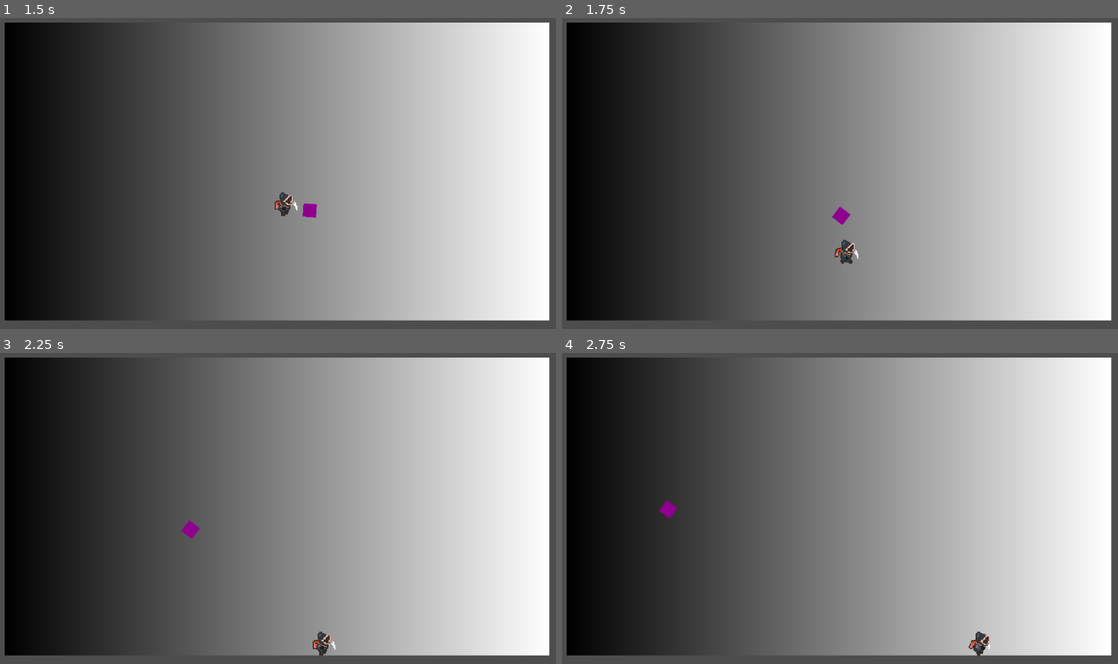
Above: before the commit, frames 1-4 (two rows, left to right).
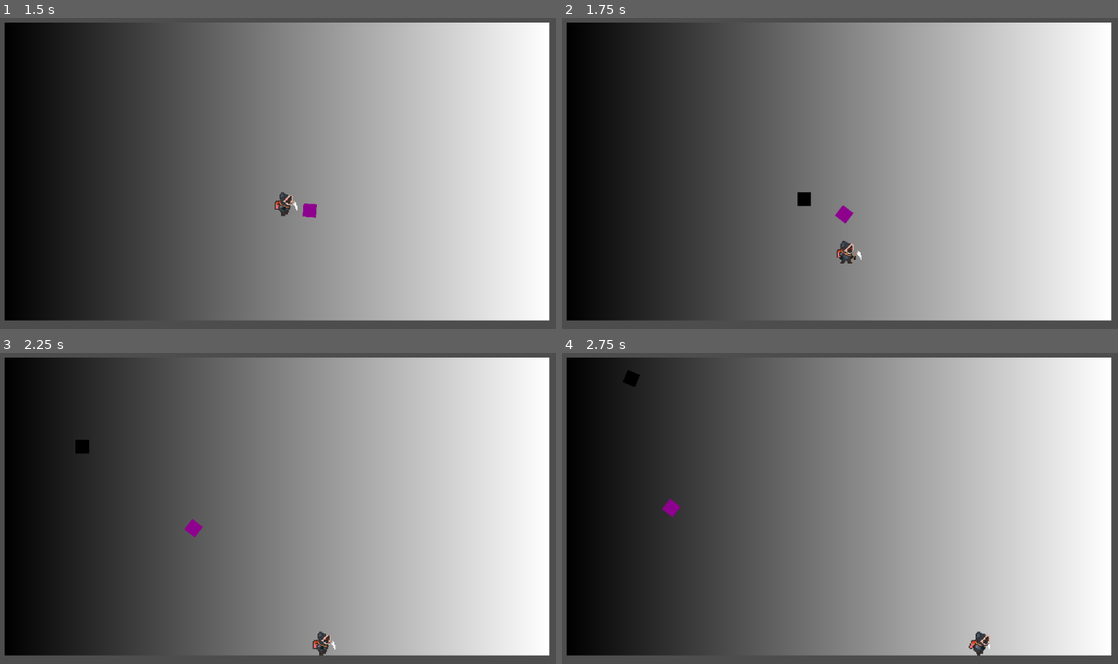
Above: after the commit, the same moments.

Repository: mabanana/MagicPE
Game: Godot game, scene res://Scenes/GameScenes/Test1.tscn
Two runs of this game, one before a commit and one after it. Both use one fixed random seed, a clock stepped at 60 frames per second and the inputs below.
Inputs (mouse positions are in pixels of both pictures, inside the frame that each line leads up to):
- Up to frame 1 (1.5 s): tap Enter (ui_accept) at 0.5, 0.77 s; move the mouse to (411, 151) at 0.52 s; press the mouse at (411, 151) at 0.53 s; hold Right (ui_right) 0.53-1.28 s; right-click (411, 151) at 0.8 s; move the mouse to (155, 185) at 1.27 s; release the mouse at (155, 185) at 1.28 s; hold Down (ui_down) from 1.28 s (still down); right-click (155, 185) at 1.35 s
- Up to frame 2 (1.75 s): keep holding Down (ui_down); tap Enter (ui_accept) at 1.52 s; click (717, 185) at 1.55 s
- Up to frame 3 (2.25 s): move the mouse to (339, 430) at 2.02 s; release Down (ui_down) at 2.03 s; press the mouse at (339, 430) at 2.03 s; hold Right (ui_right) from 2.03 s (still down)
- Up to frame 4 (2.75 s): keep holding Right (ui_right); right-click (901, 430) at 2.3 s

Frame 1 is identical in both runs. In frame 2, 0.3% of the frame differs, in the area x 42-54%, y 55-79%; in frame 3, 0.2%; in frame 4, 0.2%.

Commit message:
Add Trickster Char and PosSpell

Diff:
--- a/Scenes/Entities/BackpackMan.tscn
+++ b/Scenes/Entities/BackpackMan.tscn
@@ -6,11 +6,16 @@
 [ext_resource type="Script" path="res://Scripts/Defaults/CharacterStateMachine.gd" id="3_4ie58"]
 [ext_resource type="Script" path="res://Scripts/States/IdleState.gd" id="4_3ntr3"]
 [ext_resource type="Script" path="res://Scripts/States/PossessionState.gd" id="5_qbww8"]
+[ext_resource type="Script" path="res://Scripts/States/BusyState.gd" id="6_qosoc"]
 [ext_resource type="Script" path="res://Scripts/Defaults/SoccerJoint.gd" id="7_awl14"]
 [ext_resource type="Script" path="res://Scripts/Defaults/SoccerComponent.gd" id="7_vc3ro"]
+[ext_resource type="Script" path="res://Scripts/Character/TricksterComponent.gd" id="9_vqxu1"]
 
 [sub_resource type="RectangleShape2D" id="RectangleShape2D_dh0tf"]
 size = Vector2(22, 25)
+
+[sub_resource type="AnimationNodeAnimation" id="AnimationNodeAnimation_82efg"]
+animation = &"Kick"
 
 [sub_resource type="AnimationNodeAnimation" id="AnimationNodeAnimation_vtfdq"]
 animation = &"Run"
@@ -44,10 +49,18 @@
 [sub_resource type="AnimationNodeStateMachineTransition" id="AnimationNodeStateMachineTransition_0actf"]
 advance_mode = 2
 
+[sub_resource type="AnimationNodeStateMachineTransition" id="AnimationNodeStateMachineTransition_ys51h"]
+
+[sub_resource type="AnimationNodeStateMachineTransition" id="AnimationNodeStateMachineTransition_ncmlf"]
+switch_mode = 2
+advance_mode = 2
+
 [sub_resource type="AnimationNodeStateMachine" id="AnimationNodeStateMachine_g5s75"]
+states/Kick/node = SubResource("AnimationNodeAnimation_82efg")
+states/Kick/position = Vector2(214, 32)
 states/Move/node = SubResource("AnimationNodeBlendSpace2D_l4xyg")
 states/Move/position = Vector2(370, 100)
-transitions = ["Start", "Move", SubResource("AnimationNodeStateMachineTransition_0actf")]
+transitions = ["Start", "Move", SubResource("AnimationNodeStateMachineTransition_0actf"), "Move", "Kick", SubResource("AnimationNodeStateMachineTransition_ys51h"), "Kick", "Move", SubResource("AnimationNodeStateMachineTransition_ncmlf")]
 
 [sub_resource type="Animation" id="Animation_whls7"]
 resource_name = "Idle"
@@ -147,9 +160,50 @@
 "values": [0, 1, 2, 3, 4, 5]
 }
 
+[sub_resource type="Animation" id="Animation_jjsfa"]
+resource_name = "Kick"
+length = 0.3
+tracks/0/type = "value"
+tracks/0/imported = false
+tracks/0/enabled = true
+tracks/0/path = NodePath("../Sprite:texture")
+tracks/0/interp = 1
+tracks/0/loop_wrap = true
+tracks/0/keys = {
+"times": PackedFloat32Array(0),
+"transitions": PackedFloat32Array(1),
+"update": 1,
+"values": [ExtResource("2_hbupl")]
+}
+tracks/1/type = "value"
+tracks/1/imported = false
+tracks/1/enabled = true
+tracks/1/path = NodePath("../Sprite:hframes")
+tracks/1/interp = 1
+tracks/1/loop_wrap = true
+tracks/1/keys = {
+"times": PackedFloat32Array(0),
+"transitions": PackedFloat32Array(1),
+"update": 1,
+"values": [4]
+}
+tracks/2/type = "value"
+tracks/2/imported = false
+tracks/2/enabled = true
+tracks/2/path = NodePath("../Sprite:frame")
+tracks/2/interp = 1
+tracks/2/loop_wrap = true
+tracks/2/keys = {
+"times": PackedFloat32Array(0, 0.1, 0.2),
+"transitions": PackedFloat32Array(1, 1, 1),
+"update": 1,
+"values": [0, 1, 2]
+}
+
 [sub_resource type="AnimationLibrary" id="AnimationLibrary_4ruuf"]
 _data = {
 "Idle": SubResource("Animation_whls7"),
+"Kick": SubResource("Animation_jjsfa"),
 "RESET": SubResource("Animation_ocxku"),
 "Run": SubResource("Animation_1bdic")
 }
@@ -157,12 +211,13 @@
 [sub_resource type="RectangleShape2D" id="RectangleShape2D_cfjei"]
 size = Vector2(30, 20)
 
-[node name="BackPackMan" type="CharacterBody2D" node_paths=PackedStringArray("state_machine", "animation_tree", "sprite_2d")]
+[node name="BackPackMan" type="CharacterBody2D" node_paths=PackedStringArray("state_machine", "animation_tree", "sprite_2d", "char_component")]
 collision_mask = 5
 script = ExtResource("1_ua6g4")
 state_machine = NodePath("CharacterStateMachine")
 animation_tree = NodePath("AnimationTree")
 sprite_2d = NodePath("Sprite")
+char_component = NodePath("TricksterComponent")
 
 [node name="CollisionShape2D" type="CollisionShape2D" parent="."]
 position = Vector2(-1, 3.5)
@@ -185,6 +240,11 @@
 [node name="Possession" type="Node" parent="CharacterStateMachine"]
 script = ExtResource("5_qbww8")
 
+[node name="Busy" type="Node" parent="CharacterStateMachine"]
+script = ExtResource("6_qosoc")
+can_move = false
+can_cast = false
+
 [node name="AnimationTree" type="AnimationTree" parent="."]
 tree_root = SubResource("AnimationNodeStateMachine_g5s75")
 anim_player = NodePath("../AnimationPlayer")
@@ -210,6 +270,9 @@
 [node name="CollisionShape2D" type="CollisionShape2D" parent="SoccerComponent/SoccerJoint"]
 shape = SubResource("RectangleShape2D_cfjei")
 
+[node name="TricksterComponent" type="Node" parent="."]
+script = ExtResource("9_vqxu1")
+
 [connection signal="depossessed" from="SoccerComponent" to="CharacterStateMachine/Possession" method="_on_soccer_component_depossessed"]
 [connection signal="possessed" from="SoccerComponent" to="CharacterStateMachine/Idle" method="_on_soccer_component_possessed"]
 [connection signal="area_entered" from="SoccerComponent/SoccerJoint" to="SoccerComponent" method="_on_soccer_joint_area_entered"]
--- a/Scenes/Entities/Ball.tscn
+++ b/Scenes/Entities/Ball.tscn
@@ -14,7 +14,7 @@
 
 [node name="Ball" type="RigidBody2D"]
 collision_layer = 2
-collision_mask = 4
+collision_mask = 6
 mass = 0.1
 physics_material_override = SubResource("PhysicsMaterial_hoica")
 gravity_scale = 0.0
--- /dev/null
+++ b/Scenes/Entities/FakeBall.tscn
@@ -0,0 +1,51 @@
+[gd_scene load_steps=7 format=3 uid="uid://bprg7u0bltltx"]
+
+[ext_resource type="Script" path="res://Scripts/Objects/FakeBall.gd" id="1_abq5p"]
+
+[sub_resource type="PhysicsMaterial" id="PhysicsMaterial_vqjw5"]
+bounce = 0.7
+
+[sub_resource type="CircleShape2D" id="CircleShape2D_5gejx"]
+
+[sub_resource type="Gradient" id="Gradient_yhpdw"]
+
+[sub_resource type="GradientTexture1D" id="GradientTexture1D_g555h"]
+gradient = SubResource("Gradient_yhpdw")
+width = 1
+
+[sub_resource type="CircleShape2D" id="CircleShape2D_a3st6"]
+radius = 11.0
+
+[node name="FakeBall" type="RigidBody2D"]
+collision_layer = 2
+collision_mask = 6
+mass = 0.1
+physics_material_override = SubResource("PhysicsMaterial_vqjw5")
+gravity_scale = 0.0
+continuous_cd = 2
+contact_monitor = true
+freeze_mode = 1
+script = ExtResource("1_abq5p")
+
+[node name="CollisionShape2D" type="CollisionShape2D" parent="."]
+shape = SubResource("CircleShape2D_5gejx")
+
+[node name="Sprite2D" type="Sprite2D" parent="."]
+modulate = Color(0.556863, 0.556863, 0.556863, 1)
+position = Vector2(0, -5.96046e-07)
+scale = Vector2(14, 14)
+texture = SubResource("GradientTexture1D_g555h")
+
+[node name="Area2D" type="Area2D" parent="."]
+collision_layer = 3
+collision_mask = 5
+
+[node name="CollisionShape2D2" type="CollisionShape2D" parent="Area2D"]
+shape = SubResource("CircleShape2D_a3st6")
+
+[node name="Timer" type="Timer" parent="."]
+wait_time = 3.0
+one_shot = true
+autostart = true
+
+[connection signal="timeout" from="Timer" to="." method="_on_timer_timeout"]
--- a/Scenes/Entities/PlayerEnitity.tscn
+++ b/Scenes/Entities/PlayerEnitity.tscn
@@ -7,6 +7,8 @@
 [ext_resource type="Script" path="res://Scripts/States/PossessionState.gd" id="5_rack5"]
 [ext_resource type="Script" path="res://Scripts/Defaults/GameComponents.gd" id="6_rkxgd"]
 [ext_resource type="Script" path="res://Scripts/Defaults/SoccerComponent.gd" id="7_bsa8r"]
+[ext_resource type="Script" path="res://Scripts/Defaults/CharacterComponent.gd" id="8_3y8qq"]
+[ext_resource type="Script" path="res://Scripts/Character/TricksterComponent.gd" id="9_rbghm"]
 
 [sub_resource type="RectangleShape2D" id="RectangleShape2D_dh0tf"]
 size = Vector2(26, 23)
@@ -61,8 +63,14 @@
 "": SubResource("AnimationLibrary_4ruuf")
 }
 
-[node name="GameComponents" type="Node" parent="."]
+[node name="GameComponent" type="Node2D" parent="."]
 script = ExtResource("6_rkxgd")
 
-[node name="SoccerComponent" type="Node" parent="GameComponents"]
+[node name="SoccerComponent" type="Node2D" parent="GameComponent"]
 script = ExtResource("7_bsa8r")
+
+[node name="CharacterComponent" type="Node" parent="."]
+script = ExtResource("8_3y8qq")
+
+[node name="TricksterComponent" type="Node" parent="CharacterComponent"]
+script = ExtResource("9_rbghm")
--- /dev/null
+++ b/Scripts/Character/TricksterComponent.gd
@@ -0,0 +1,11 @@
+extends CharacterComponent
+class_name TricksterComponent
+
+var fake_ball_scene = preload("res://Scenes/Entities/FakeBall.tscn")
+const instance_offset = Vector2(15,15)
+
+func possession_spell():
+	print("TricksterComponent: Activate possession spell effect")
+	var fake_ball = fake_ball_scene.instantiate()
+	fake_ball.global_position = get_parent().global_position+(instance_offset*get_parent().facing)
+	add_child(fake_ball)
--- /dev/null
+++ b/Scripts/Defaults/CharacterComponent.gd
@@ -0,0 +1,12 @@
+extends Node
+class_name CharacterComponent
+
+var spell_active: bool = false
+@export var cooldown: int
+@export var duration: int
+
+func sec_interaction(state_name):
+	pass
+
+func activate_spell():
+	pass
--- a/Scripts/Defaults/CharacterStateMachine.gd
+++ b/Scripts/Defaults/CharacterStateMachine.gd
@@ -6,6 +6,7 @@
 @export var character: CharacterBody2D
 @export var animation_tree: AnimationTree
 @export var game_component: GameComponent
+
 var states : Dictionary = {}
 
 
--- a/Scripts/Defaults/PlayerEnitity.gd
+++ b/Scripts/Defaults/PlayerEnitity.gd
@@ -5,7 +5,7 @@
 @export var state_machine: CharacterStateMachine
 @export var animation_tree: AnimationTree
 @export var sprite_2d: Sprite2D
-
+@export var char_component: CharacterComponent
 var blend_position: Vector2
 var x_direction: int
 var y_direction: int
@@ -27,9 +27,9 @@
 		velocity.x = x_direction
 		velocity.y = y_direction
 		velocity = velocity.normalized() * move_speed
-	print("PlayerEntity: Velocity(x,y):", velocity.x, velocity.y)
-	print("PlayerEntity: GlobalPosition(x,y):", global_position.x, global_position.y)
-	print("PlayerEntity: InputDirection: x",x_direction, ", y", y_direction)
+	#print("PlayerEntity: Velocity(x,y):", velocity.x, velocity.y)
+	#print("PlayerEntity: GlobalPosition(x,y):", global_position.x, global_position.y)
+	#print("PlayerEntity: InputDirection: x",x_direction, ", y", y_direction)
 
 	check_facing()
 	pass_blend_position()
@@ -62,8 +62,9 @@
 	if event.is_action_pressed("ui_accept"):
 		pass
 	elif event.is_action_pressed("main_interact"):
-		print("PlayerEntity: MainInteract pressed")
+		print("PlayerEntity: Main Interact pressed")
 		state_machine.current_state.main_interact(state_machine.current_state.name)
 	elif event.is_action_pressed("secondary_interact"):
-		print("PlayerEntity: MainInteract pressed")
+		char_component.spell_active = true
+		print("PlayerEntity: Secondary Interact pressed")
 	state_machine.state_machine_input(event)
--- a/Scripts/Defaults/SoccerComponent.gd
+++ b/Scripts/Defaults/SoccerComponent.gd
@@ -5,33 +5,39 @@
 @export var ball_marker = Marker2D
 @export var kick_spin: int = 500
 @export var kick_speed: int = 40
-var ball: RigidBody2D
+var ball: RigidBody2D = null
 signal possessed
 signal depossessed
 
 
 func main_interact(state_name):
 	if state_name == "Possession":
-		kick_ball()
+		kick_ball(ball)
+		depossess_ball()
 
 func _process(delta):
 	ball_marker.position.x = get_parent().facing * offset
 
-func kick_ball(is_shoot: bool = true):
+
+func kick_ball(b: RigidBody2D, is_shoot: bool = true):
 	var dir = (get_global_mouse_position() - ball_marker.global_position).normalized()
-	ball.depossess()
-	emit_signal("depossessed")
 	if dir.normalized().x * get_parent().facing < 0:
 		dir *= 0.5
 		print("SoccerComponent: wrong facing")
-	print("SoccerComponent: ", dir, " ", get_local_mouse_position().normalized())
-	ball.apply_impulse(dir*kick_speed)
+	b.apply_impulse(dir*kick_speed)
+	print("SoccerComponent: ", b.name, " was kicked.")
 	#ball.apply_torque_impulse(kick_spin*dir.angle())
 
 func _on_soccer_joint_area_entered(area):
-	if area.get_parent().has_method("possess"):
+	if area.get_parent() is Ball and ball == null and get_parent().state_machine.is_can_cast():
 		print("SoccerComponent:",area.get_parent().name, " possessed")
 		area.get_parent().possess(ball_marker)
 		emit_signal("possessed")
 		ball = area.get_parent()
 		print("SoccerJoint: has connected to ",area.get_parent().name)
+
+func depossess_ball():
+	if ball:
+		ball.depossess()
+		emit_signal("depossessed")
+	ball = null
--- a/Scripts/Defaults/State.gd
+++ b/Scripts/Defaults/State.gd
@@ -22,4 +22,4 @@
 	pass
 
 func main_interact(state_name: String):
-	pass
+	get_parent().game_component.main_interact(state_name)
--- /dev/null
+++ b/Scripts/Objects/FakeBall.gd
@@ -0,0 +1,23 @@
+extends Ball
+class_name FakeBall
+var kick_speed: int = 400
+
+
+func _ready():
+	print("FakeBall: ready")
+	possessed = false
+	random_kick()
+
+func random_kick():
+	var direction: Vector2 = get_local_mouse_position().normalized()
+	var random_offset: Vector2 = Vector2(0,randf_range(-0.3,0.3))
+	direction = direction + random_offset
+	direction = direction.normalized()
+	apply_impulse(direction*kick_speed)
+	print("FakeBall: Kicked towards ", direction)
+
+
+func _on_timer_timeout():
+	possesser.get_parent().depossess_ball()
+	print("FakeBall: queue free")
+	queue_free()
--- /dev/null
+++ b/Scripts/States/BusyState.gd
@@ -0,0 +1,10 @@
+extends State
+
+
+func on_enter():
+	playback.travel("Kick")
+	await get_parent().animation_tree.animation_finished
+	next_state = get_parent().states["Idle"]
+
+func state_process(delta):
+	pass
--- a/Scripts/States/PossessionState.gd
+++ b/Scripts/States/PossessionState.gd
@@ -5,21 +5,20 @@
 	pass
 
 func state_input(event : InputEvent):
-	if event.is_action_pressed("main_interact"):
-		print("PossessionState: main interact pressed")
-
-	elif event.is_action_pressed("secondary_interact"):
-		print("PossessionState: secondary interact pressed")
+	pass
 
 func state_process(delta):
 	pass
 
-func main_interact(state_name):
-	get_parent().game_component.main_interact(state_name)
-
 func on_depossession():
-	next_state = get_parent().states["Idle"]
-
+	next_state = get_parent().states["Busy"]
 
 func _on_soccer_component_depossessed():
 	on_depossession()
+
+func main_interact(state_name):
+	print("PossessionState: main interact pressed")
+	if character.char_component.spell_active:
+		character.char_component.spell_active = false
+		character.char_component.possession_spell()
+	get_parent().game_component.main_interact(state_name)
Not shown: 1 places in Scenes/Entities/BackpackMan.tscn that only renumber resources
Not shown: 1 places in Scenes/Entities/PlayerEnitity.tscn that only renumber resources
